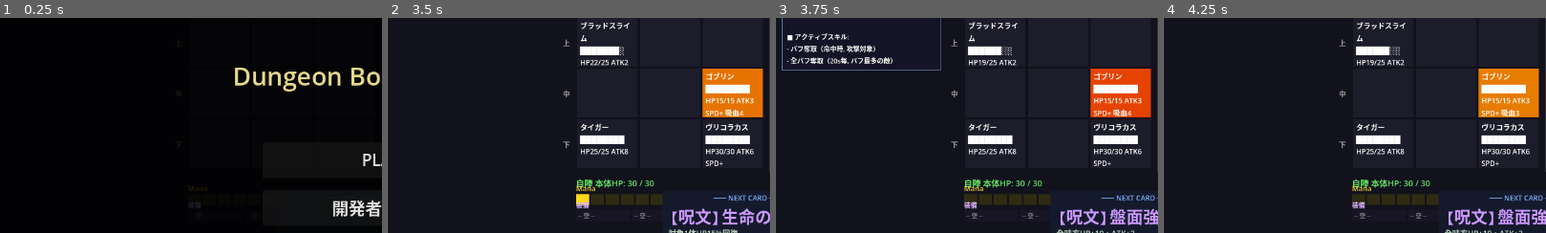
Above: before the commit, frames 1-4 (left to right).
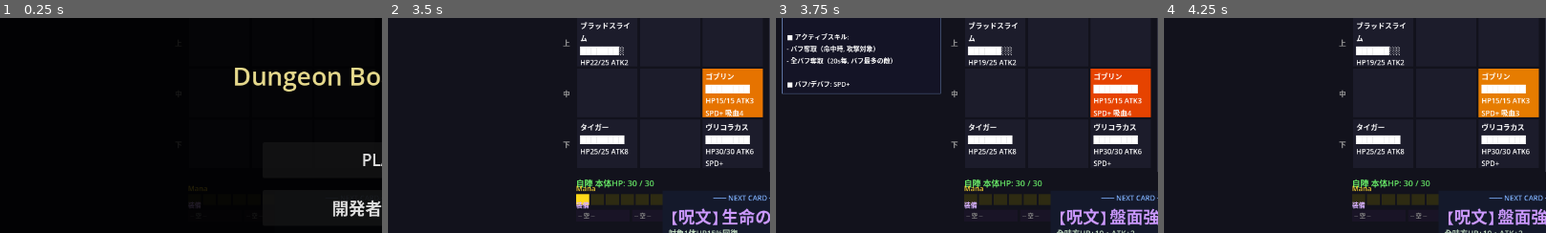
Above: after the commit, the same moments.

Repository: kazumak334-create/dungeon-board-game
Game: Godot game, scene res://scenes/Main.tscn
Same seed, same stepped clock (60 frames per second), same inputs: the game is played once before the commit and once after it.
Inputs (mouse positions are % of the whole screen's width and height, from its top left):
- Up to frame 1 (0.25 s): no input
- Up to frame 2 (3.5 s): click "PLAY" at 0.5 s; tap Enter at 1.25 s; move the mouse to (45, 70) at 1.27 s; click (45, 70) at 1.42 s; drag from (80, 65) to (45, 70) at 2.02 s; move the mouse to (20, 35) at 2.77 s; click (20, 35) at 2.92 s
- Up to frame 3 (3.75 s): drag from (55, 50) to (20, 35) at 3.52 s
- Up to frame 4 (4.25 s): no input
The pictures show only the part of the screen within x 0-50%, y 16-66%; the shares and areas given below are measured in that part.

Frames 1-2 are identical in both runs. In frame 3, 0.7% of the frame differs, in the area x 1-44%, y 24-36%; in frame 4, nothing differs.

Commit message:
feat: セルホバーにバフ/デバフ一覧を追加
ユニットにマウスオーバーした際のツールチップに現在のバフ/デバフ状態を表示。
ATK+/SPD+/鎧/吸血/再生/火傷/凍結/麻痺/毒/無敵のスタック数付き。

Co-Authored-By: Claude Opus 4.6 (1M context) <noreply@anthropic.com>

Diff:
--- a/scripts/Main.gd
+++ b/scripts/Main.gd
@@ -778,6 +778,21 @@
 		lines.append("")
 		lines.append("■ アクティブスキル:")
 		lines.append_array(active_lines)
+	# 現在のバフ/デバフ一覧
+	var buffs_h: Array = []
+	if unit._atk_bonus > 0:        buffs_h.append("ATK+%d" % unit._atk_bonus)
+	if unit._interval_bonus > 0.0:  buffs_h.append("SPD+")
+	if unit._damage_reduction > 0:  buffs_h.append("鎧%d" % unit._damage_reduction)
+	if unit.lifesteal_stacks > 0:   buffs_h.append("吸血%d" % unit.lifesteal_stacks)
+	if unit._regen_stacks > 0:      buffs_h.append("再生%d" % unit._regen_stacks)
+	if unit.burn_turns > 0:         buffs_h.append("火傷%d" % unit.burn_turns)
+	if unit.frozen_turns > 0:       buffs_h.append("凍結%d" % unit.frozen_turns)
+	if unit.paralysis_turns > 0:    buffs_h.append("麻痺%d" % unit.paralysis_turns)
+	if unit.poison_stacks > 0:      buffs_h.append("毒%d" % unit.poison_stacks)
+	if unit._invincible_timer > 0.0: buffs_h.append("無敵")
+	if buffs_h.size() > 0:
+		lines.append("")
+		lines.append("■ バフ/デバフ: " + " ".join(buffs_h))
 	# 盤面効果表示
 	if te_hover != null:
 		var _EDB_hover = load("res://scripts/EffectDB.gd")
